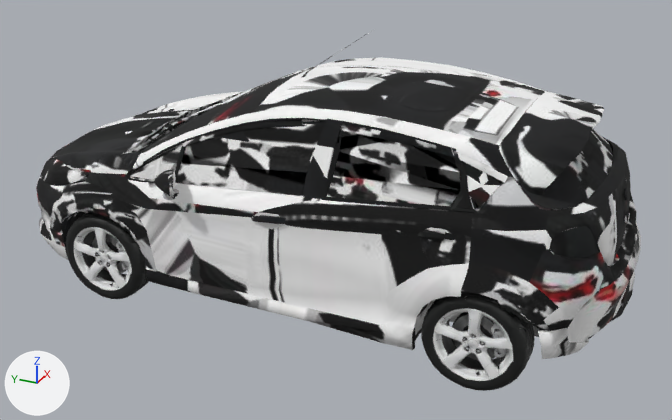
The glTF model public/models/carro.glb: old version first, new version second.
Rendered twice from a 50 mm camera at (-4.97, -2.35, 3.02) aimed at (-0.08, -0.15, 0.58). Arrows for +X, +Y and +Z are at lower left; the lights stay in place. The first picture is the older version. Where no turn or scale is listed for an object, it has been applied to the vertices. Vertices at exactly the same position are counted once.

Names of what the first picture shows: 'Fiesta_Corpo', 'Roda_FL', 'Roda_RL'.
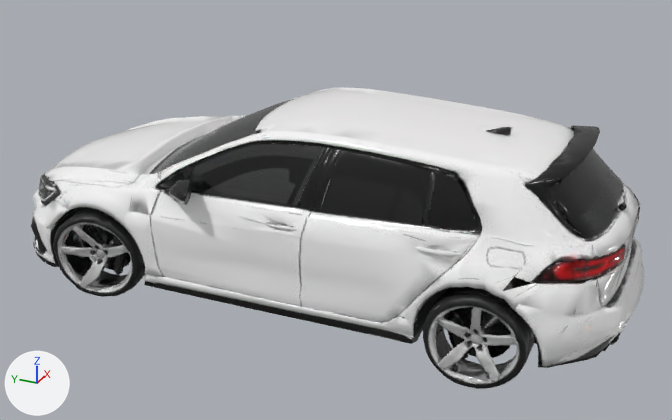
The change, as a list of edits to the scene's bpy script:
```text
Add mat_material_0:
    mat_material_0 = bpy.data.materials.new('Material_0')
    # uses the picture img_image_0
    # uses the picture img_image_1
    # uses the picture img_image_2
Change me_mesh_0_002:
    remove me_mesh_0_002.from_pydata(...)  # 2532 vertices, 3200 faces; spans x -0.108..0.108, y -0.299..0.3, z -0.299..0.298
    remove me_mesh_0_002.materials.append(mat_roda_material_0)  # picture img_image_0_001
    add me_mesh_0_002.from_pydata(...)  # 1954 vertices, 3650 faces; spans x -0.144..0.203, y -0.32..0.305, z -0.331..0.293
    me_mesh_0_002 part 1: the loose piece of 305 vertices spanning x 0.001..0.051, y -0.178..-0.081, z -0.08..0.125 is rebuilt with 114 vertices and now spans x -0.009..0.043, y -0.203..-0.072, z -0.2..0.104, in mat_material_0
    me_mesh_0_002 part 2: the loose piece of 276 vertices spanning x -0.029..0.029, y -0.134..0.146, z -0.148..0.151 is rebuilt with 136 vertices and now spans x -0.026..0.062, y -0.201..0.126, z -0.181..0.131, in mat_material_0
    me_mesh_0_002 part 3: a new loose piece of 20 vertices spanning x -0.067..0.203, y 0.08..0.305, z 0.106..0.293, in mat_material_0
    me_mesh_0_002 part 4: 12 loose pieces with 526 vertices, spanning x -0.092..0.042, y -0.178..0.06, z -0.192..0.126, are deleted
    me_mesh_0_002 part 5: 1 vertex moved within x -0.046, y -0.257, z -0.152; 1424 vertices removed from x -0.108..0.108, y -0.299..0.3, z -0.299..0.298; 1683 vertices added at x -0.144..0.195, y -0.32..0.305, z -0.331..0.252
    add me_mesh_0_002.materials.append(mat_material_0)
Change me_mesh_0_001:
    remove me_mesh_0_001.from_pydata(...)  # 2532 vertices, 3200 faces; spans x -0.108..0.108, y -0.299..0.3, z -0.299..0.298
    remove me_mesh_0_001.materials.append(mat_roda_material_0)  # picture img_image_0_001
    add me_mesh_0_001.from_pydata(...)  # 1975 vertices, 3743 faces; spans x -0.136..0.156, y -0.296..0.284, z -0.331..0.266
    me_mesh_0_001 part 6: the loose piece of 1425 vertices spanning x -0.108..0.108, y -0.299..0.3, z -0.299..0.298 is rebuilt with 1771 vertices and now spans x -0.136..0.156, y -0.296..0.284, z -0.331..0.231, in mat_material_0
    me_mesh_0_001 part 7: the loose piece of 276 vertices spanning x -0.029..0.029, y -0.134..0.146, z -0.148..0.151 is rebuilt with 136 vertices and now spans x -0.053..0.049, y -0.192..0.178, z -0.2..0.129, in mat_material_0
    me_mesh_0_001 part 8: a new loose piece of 60 vertices spanning x 0.0..0.041, y 0.045..0.182, z -0.229..0.06, in mat_material_0
    me_mesh_0_001 part 9: 13 loose pieces with 831 vertices, spanning x -0.092..0.051, y -0.178..0.06, z -0.192..0.126, are deleted
    me_mesh_0_001 part 10: 5 vertices added at x -0.071..-0.069, y 0.145..0.243, z 0.189..0.266
    other edits to the shape of me_mesh_0_001 do not show in these pictures
    add me_mesh_0_001.materials.append(mat_material_0)
Remove ob_fiesta_corpo:
    ob_fiesta_corpo = bpy.data.objects.new('Fiesta_Corpo', me_geometry_0_008)
Change ob_roda_fl:
    ob_roda_fl.location: (-0.713, 1.132, 0.3) -> (-0.711, 1.214, 0.333)
Change ob_roda_rl:
    ob_roda_rl.location: (-0.713, -1.28, 0.3) -> (-0.684, -1.27, 0.333)
Add ob_corpo:
    ob_corpo = bpy.data.objects.new('Corpo', me_mesh_0_1)  # 8096 vertices, 13671 faces; spans x -0.88..0.88, y -2.03..2.03, z 0.0..1.26
    ob_corpo.location = (0.0, 0.0, 0.0)
```

Changed parts and their boxes (x1, y1, x2, y2) in the pictures (672 x 420 px; the box of a moved part takes in the faces that stretch with it):
'Fiesta_Corpo', deleted: before (36, 32, 641, 359)
'Corpo', added: after (31, 88, 645, 368)
'Roda_RL', reshaped, moved: before (421, 295, 535, 391); after (423, 283, 534, 389)
'Roda_FL', reshaped, moved (11% wider, 7% taller): before (66, 212, 149, 299); after (53, 204, 145, 297)
part 1 of me_mesh_0_002, rebuilt (not visible before): after (113, 235, 125, 275)
part 2 of me_mesh_0_002, rebuilt: before (91, 234, 126, 274); after (85, 226, 131, 270)
part 3 of me_mesh_0_002, added: after (54, 204, 82, 225)
part 4 of me_mesh_0_002, deleted: before (96, 242, 129, 285)
part 5 of me_mesh_0_002, moved or reshaped: before (66, 212, 149, 299); after (53, 207, 145, 297)
part 6 of me_mesh_0_001, rebuilt (6% taller): before (421, 295, 535, 391); after (423, 287, 534, 389)
part 7 of me_mesh_0_001, rebuilt (24% wider): before (452, 312, 497, 361); after (455, 307, 511, 358)
part 8 of me_mesh_0_001, added: after (447, 310, 468, 359)
part 9 of me_mesh_0_001, deleted: before (463, 323, 507, 375)
part 10 of me_mesh_0_001, added: after (433, 283, 450, 294)
